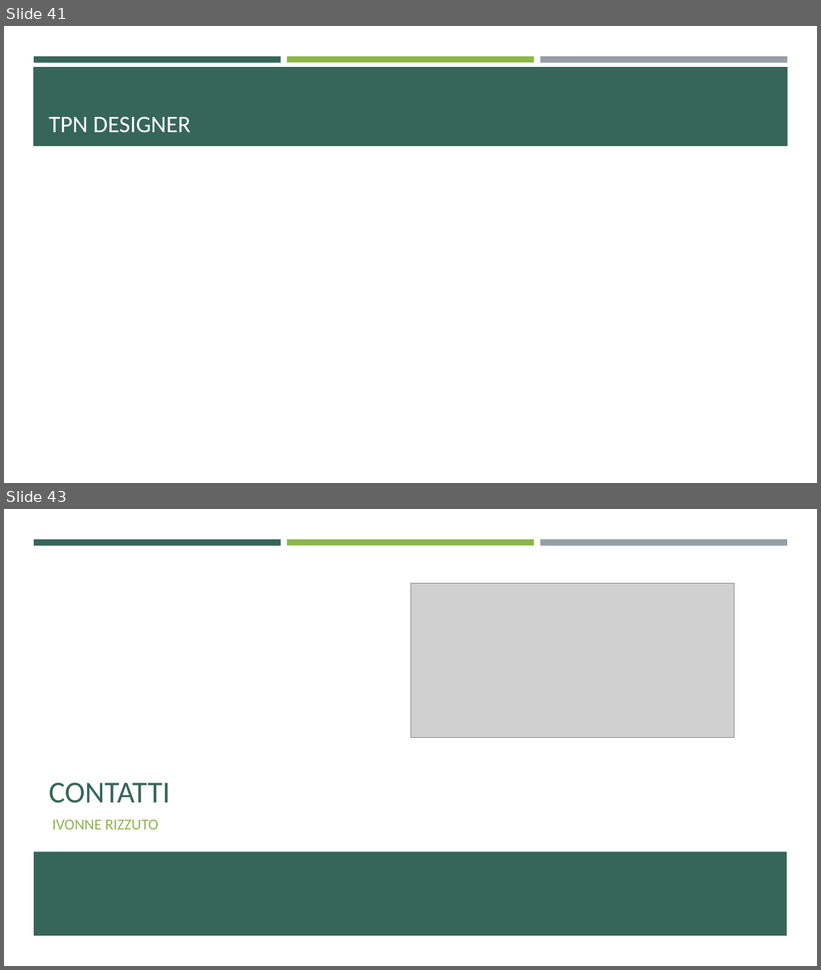
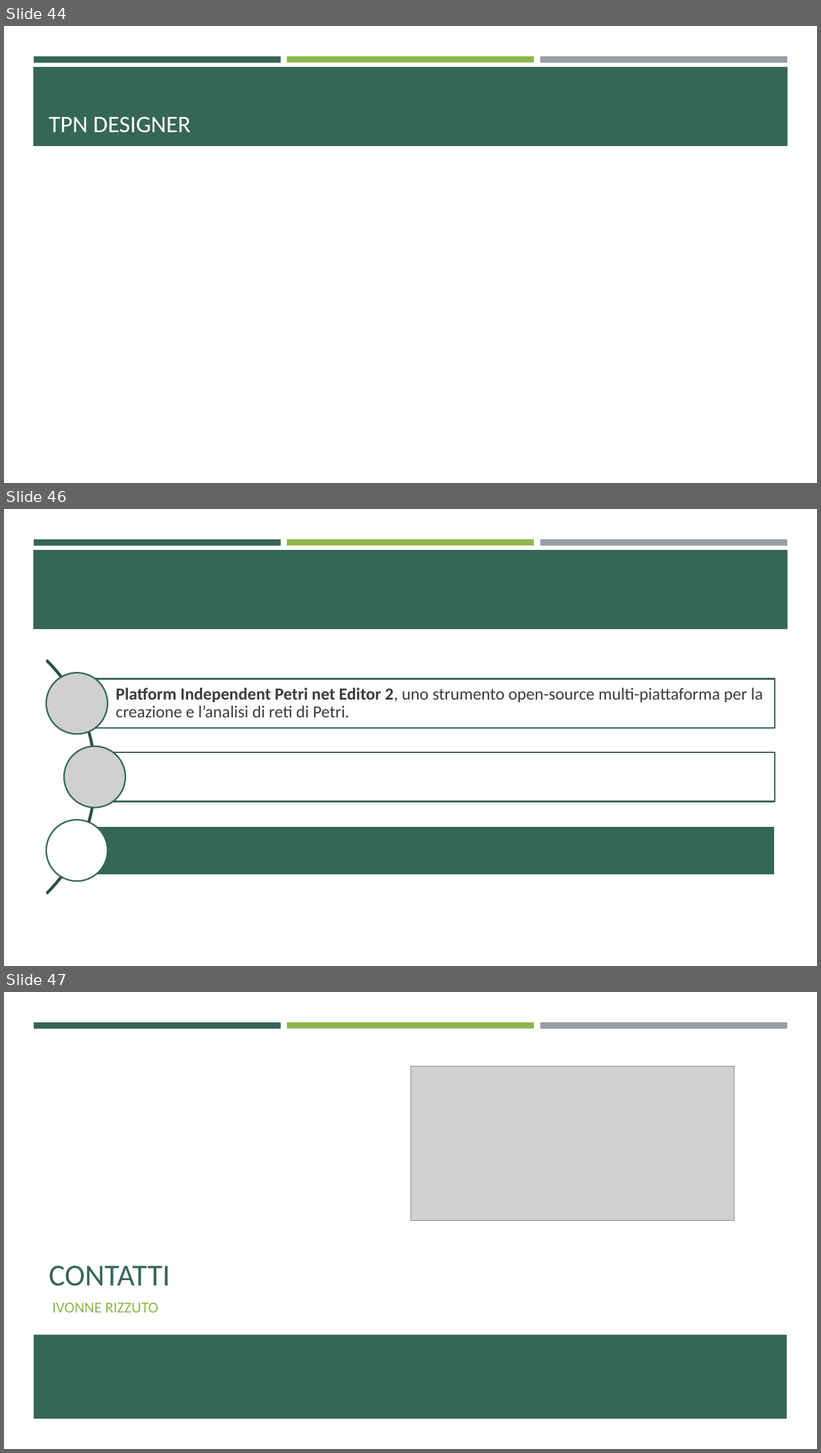
Before and after one commit to ivochan/RecirculatingPalletWarehouse, a slide deck: Reti di Petri.pptx. Shown one above the other, each under a label of ours: slides 41 and 43 before the commit, slides 44, 46 and 47 after it; the slides between them are not shown. The pictures are 821x970 and 821x1453 pixels, drawn with LibreOffice and Linux fonts; fonts in the diff are those of the drawing; grey boxes stand for pictures. Boxes give left, top, right and bottom in pixels: in the first picture for what was removed or moved away, otherwise in the second. Text is boxed around its words. In the diff, an @@ line names an element or a change of style, - is before the commit and + after.

```diff
--- a/Reti di Petri.pptx
+++ b/Reti di Petri.pptx
@@ slide 46 added at bbox=[4, 509, 817, 966], background #FFFFFF; not listed: 4 template elements that a slide beside it also shows @@
@@ group added at bbox=[4, 612, 776, 943]: 3 rectangles, 2 pictures, 1 arch (boxed as its full ring), 1 text, 1 ellipse @@
+Platform Independent Petri net Editor 2, uno strumento open-source multi-piattaforma per la creazione e l’analisi di reti di Petri.
@@ what was slide 41 is now slide 44 @@
@@ what was slide 43 is now slide 47 @@
```
Also in this commit, not shown: 9 other slides added, 6 slides removed, 30 other files.
